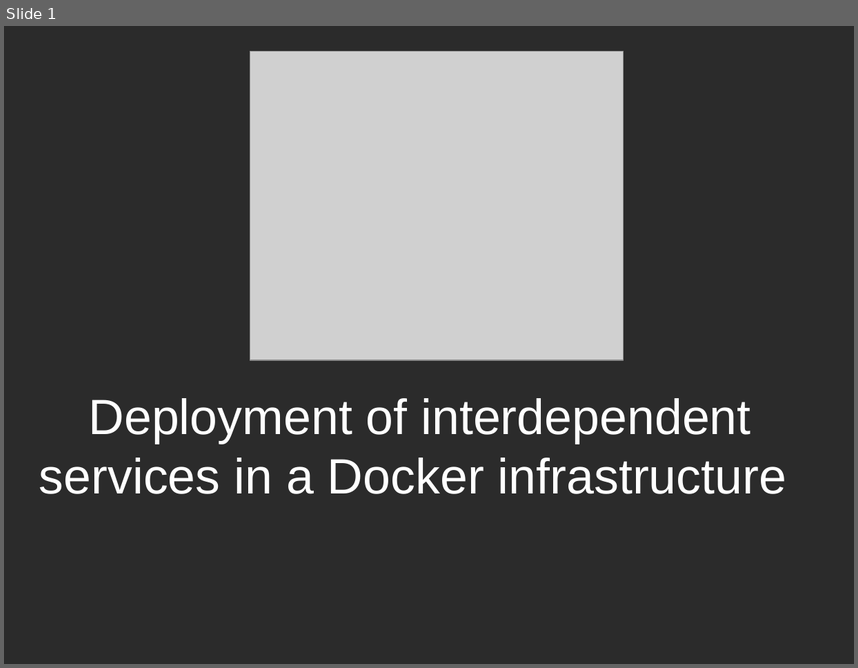
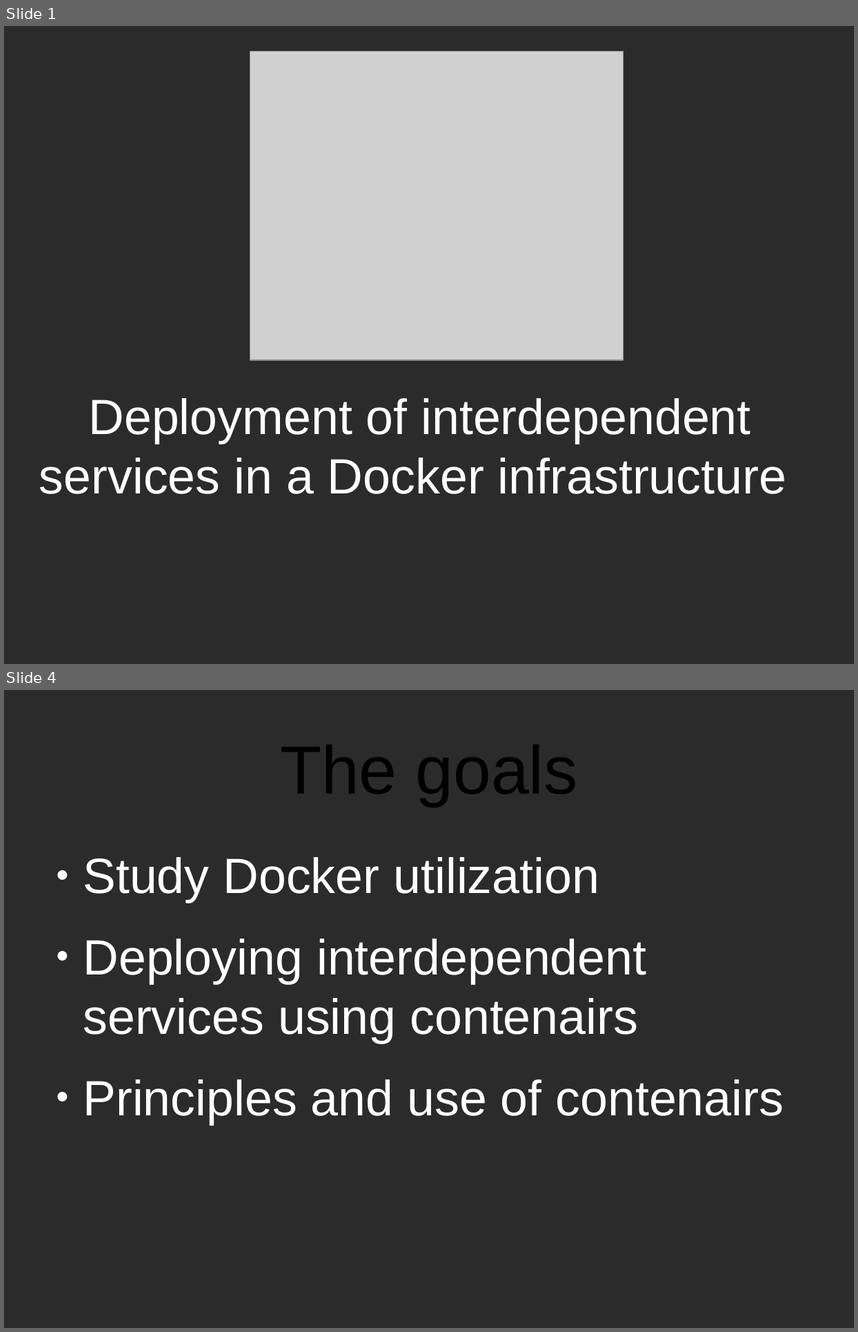
Before and after one commit to CPTmath67/anglais, a slide deck: presentation.odp. Shown one above the other, each under a label of ours: slide 1 before the commit, slides 1 and 4 after it; the slides between them are not shown. The pictures are 858x668 and 858x1332 pixels, drawn with LibreOffice and Linux fonts; fonts in the diff are those of the drawing; grey boxes stand for pictures; background and template pictures are left out; a plain dark background stands for a picture behind light text. Boxes give left, top, right and bottom in pixels: in the first picture for what was removed or moved away, otherwise in the second. Text is boxed around its words. In the diff, an @@ line names an element or a change of style, - is before the commit and + after.

```diff
--- a/presentation.odp
+++ b/presentation.odp
@@ slide 4 added at [4,690,854,1328], background picture (left out) @@
@@ title added at [280,745,578,807], 63.4 pt, text #000000 @@
+The goals
@@ text added at [83,857,784,1124], 46.2 pt, text #FFFFFF @@
+● Study Docker utilization
+● Deploying interdependent services using contenairs
+● Principles and use of contenairs
```
Also in this commit, not shown: 4 other slides added, 1 other file.
